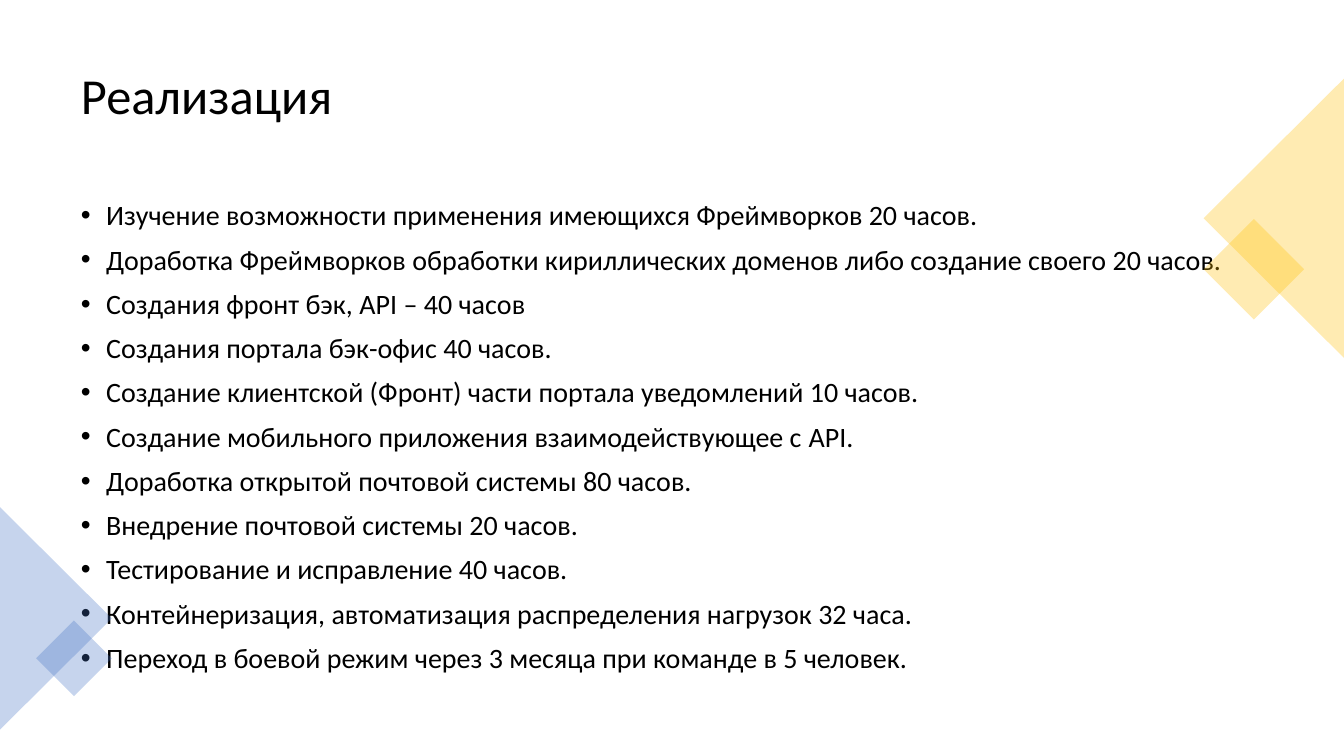
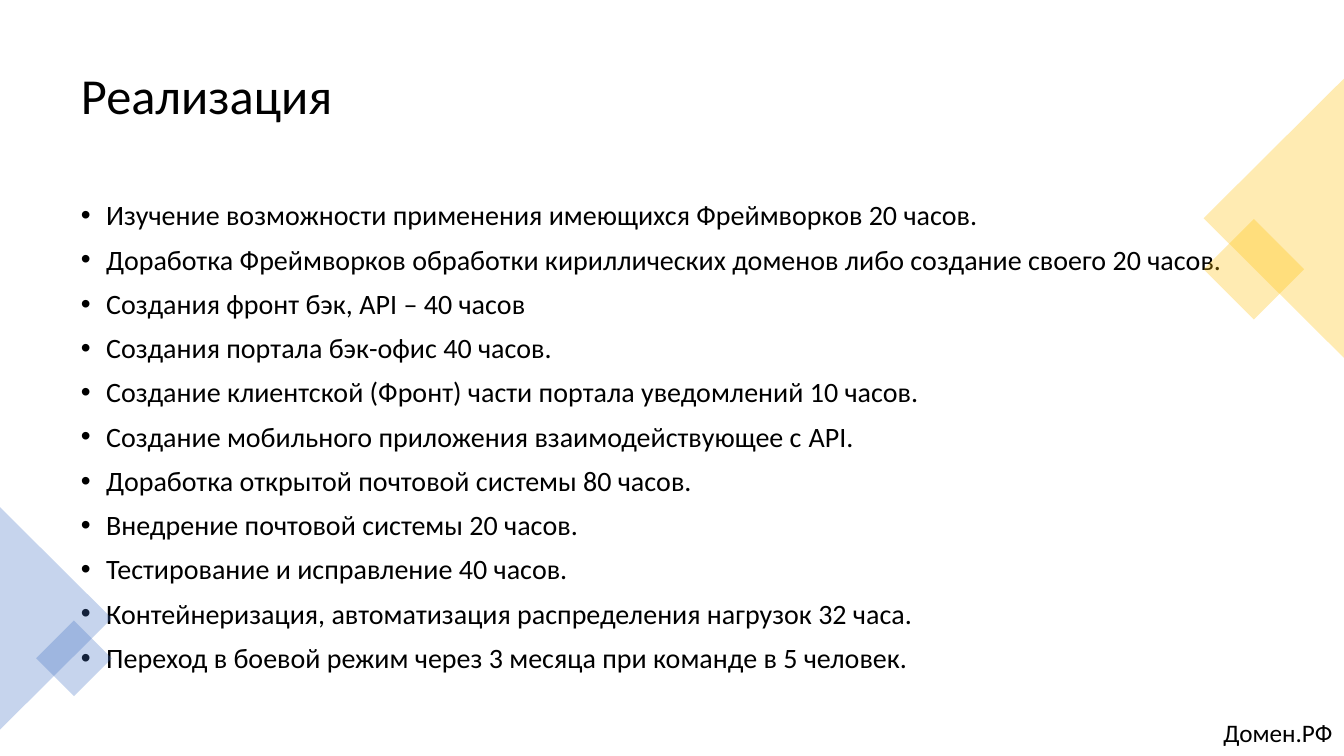
Before and after one commit to alexklippe/scryptedv2, a slide deck: slide 13 of Презентация_Команда Scrypted_кейс1.pptx (slide 6 before the commit). Drawn at 1344x756 pixels with LibreOffice and Linux fonts; fonts in the diff are those of the drawing. Boxes give left, top, right and bottom in pixels: in the first picture for what was removed or moved away, otherwise in the second. Text is boxed around its words. In the diff, an @@ line names an element or a change of style, - is before the commit and + after.

```diff
--- a/Презентация_Команда Scrypted_кейс1.pptx
+++ b/Презентация_Команда Scrypted_кейс1.pptx
@@ text added at (1223,725,1332,746), 18 pt, text #000000 @@
+Домен.РФ
```
Also in this commit, not shown: 7 other slides changed, 6 slides added.
